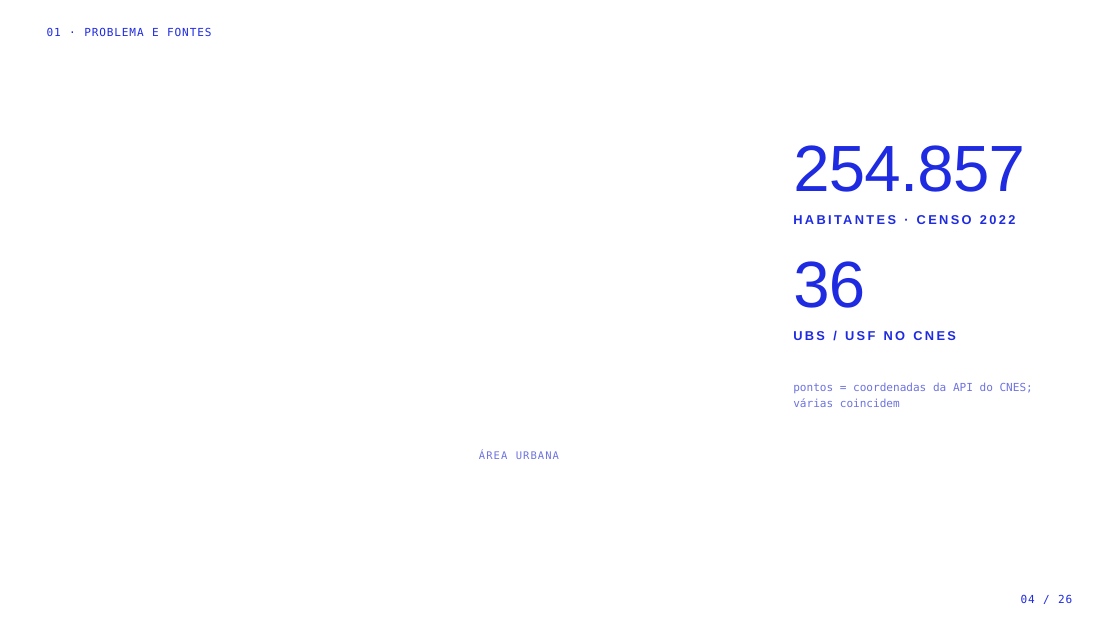
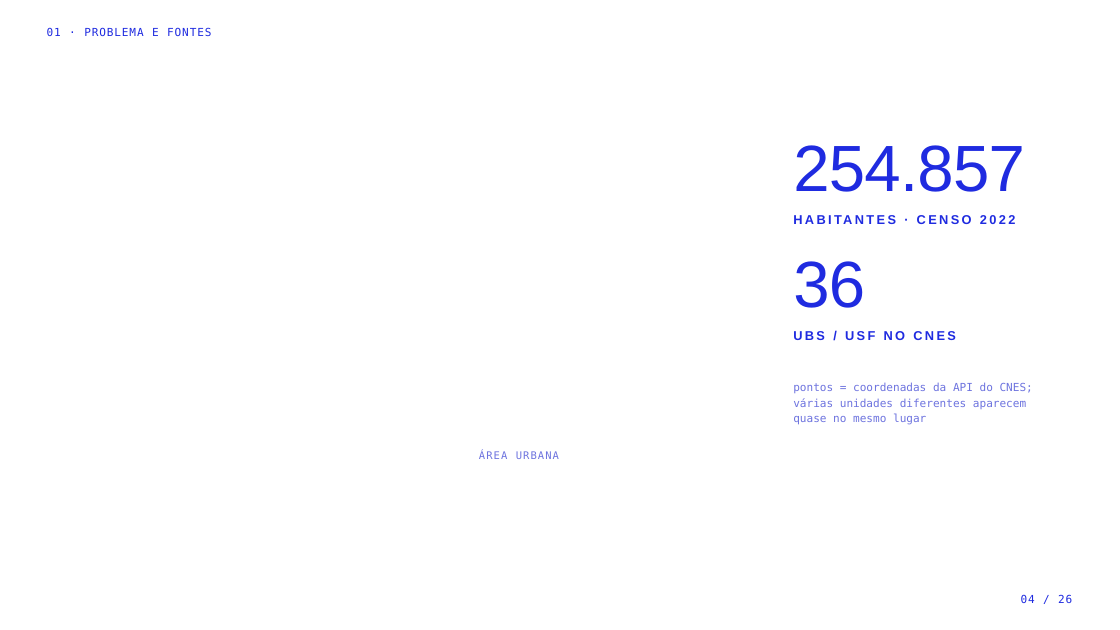
Before and after one commit to germanojorge/dw-aps-sao-carlos, a slide deck: slide 4 of apresentacao/apresentacao_cobalto.pptx. Drawn at 1120x630 pixels with LibreOffice and Linux fonts; fonts in the diff are those of the drawing; background and template pictures are left out. Boxes give left, top, right and bottom in pixels: in the first picture for what was removed or moved away, otherwise in the second. Text is boxed around its words. In the diff, an @@ line names an element or a change of style, - is before the commit and + after.

```diff
--- a/apresentacao/apresentacao_cobalto.pptx
+++ b/apresentacao/apresentacao_cobalto.pptx
@@ text at (793,398,1026,425): text changed @@
-várias coincidem
+várias unidades diferentes aparecem
+quase no mesmo lugar
```
Also in this commit, not shown: 13 other files.
